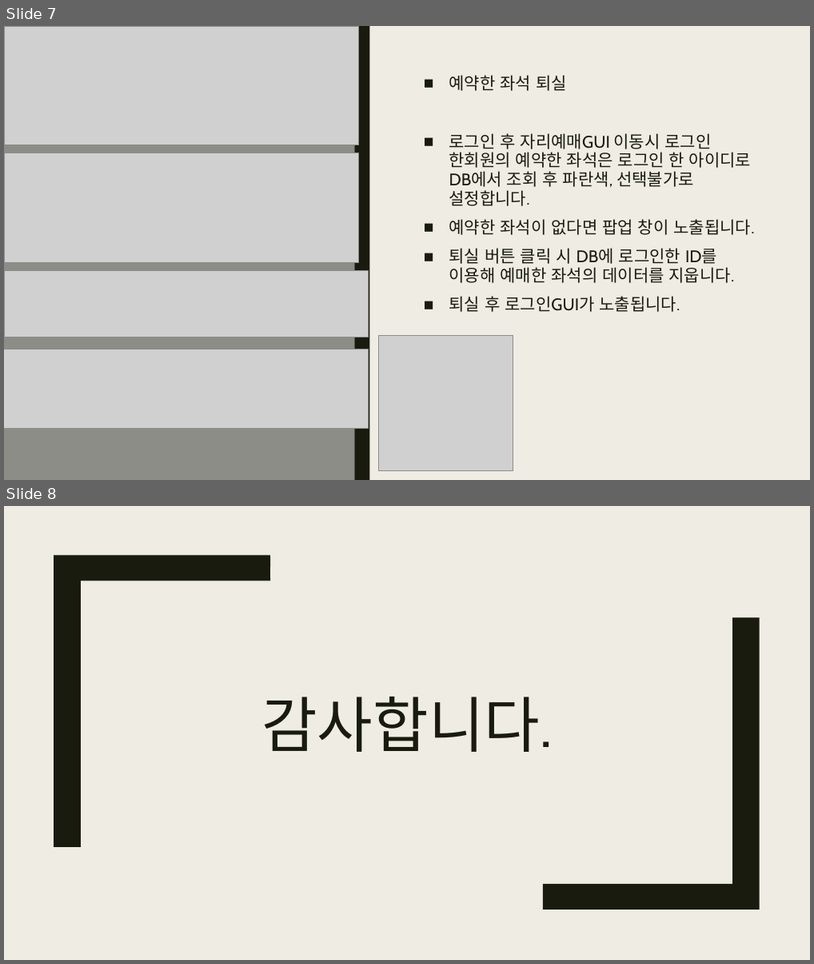
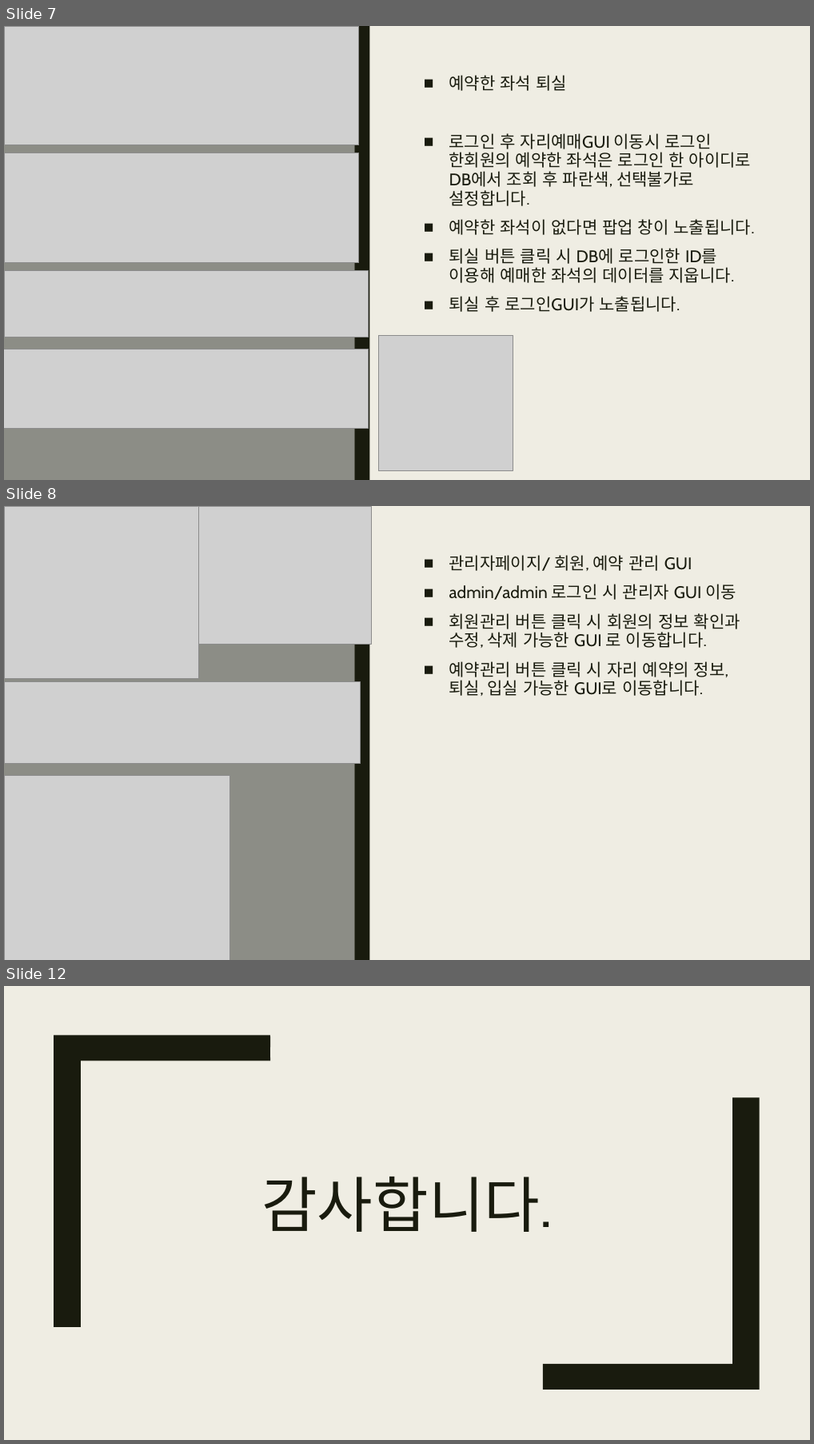
Before and after one commit to lyeop/team, a slide deck: 자바 회원가입 자리예매ppt.pptx. Shown one above the other, each under a label of ours: slides 7 and 8 before the commit, slides 7, 8 and 12 after it; the slides between them are not shown. The pictures are 814x964 and 814x1444 pixels, drawn with LibreOffice and Linux fonts; fonts in the diff are those of the drawing; grey boxes stand for pictures. Boxes give left, top, right and bottom in pixels: in the first picture for what was removed or moved away, otherwise in the second. Text is boxed around its words. In the diff, an @@ line names an element or a change of style, - is before the commit and + after.

Commit message:
자바 관리자GUI PPT 추가
자바 관리자GUI PPT 추가

```diff
--- a/자바 회원가입 자리예매ppt.pptx
+++ b/자바 회원가입 자리예매ppt.pptx
@@ slide 8 added at [4, 506, 810, 960], background #EFEDE3; not listed: 2 template elements that a slide beside it also shows @@
@@ picture added at [4, 506, 198, 679] @@
@@ picture added at [198, 506, 372, 644] @@
@@ text added at [450, 555, 741, 696], 20 pt, text #191B0E @@
+■ 관리자페이지/ 회원, 예약 관리 GUI
+■ admin/admin 로그인 시 관리자 GUI 이동
+■ 회원관리 버튼 클릭 시 회원의 정보 확인과 수정, 삭제 가능한 GUI 로 이동합니다.
+■ 예약관리 버튼 클릭 시 자리 예약의 정보,퇴실, 입실 가능한 GUI로 이동합니다.
@@ picture added at [4, 682, 360, 763] @@
@@ picture added at [4, 775, 230, 960] @@
@@ what was slide 8 is now slide 12 @@
```
Also in this commit, not shown: 3 other slides added.
